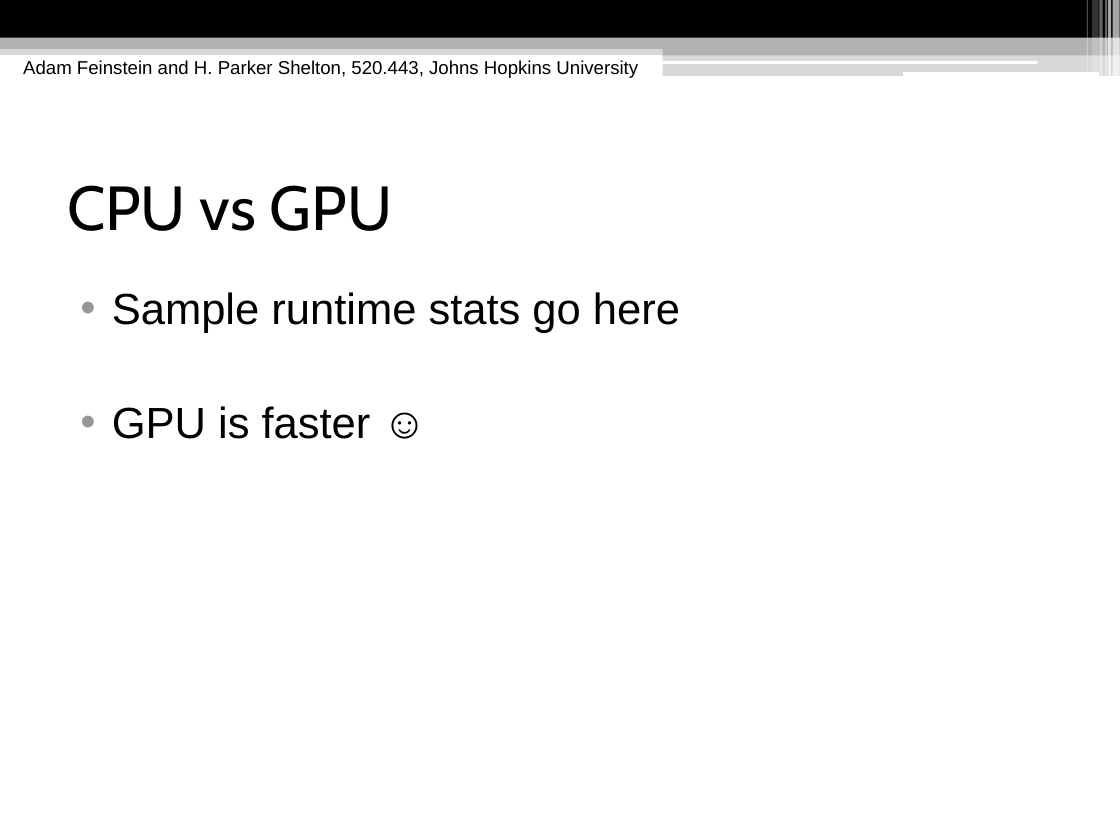
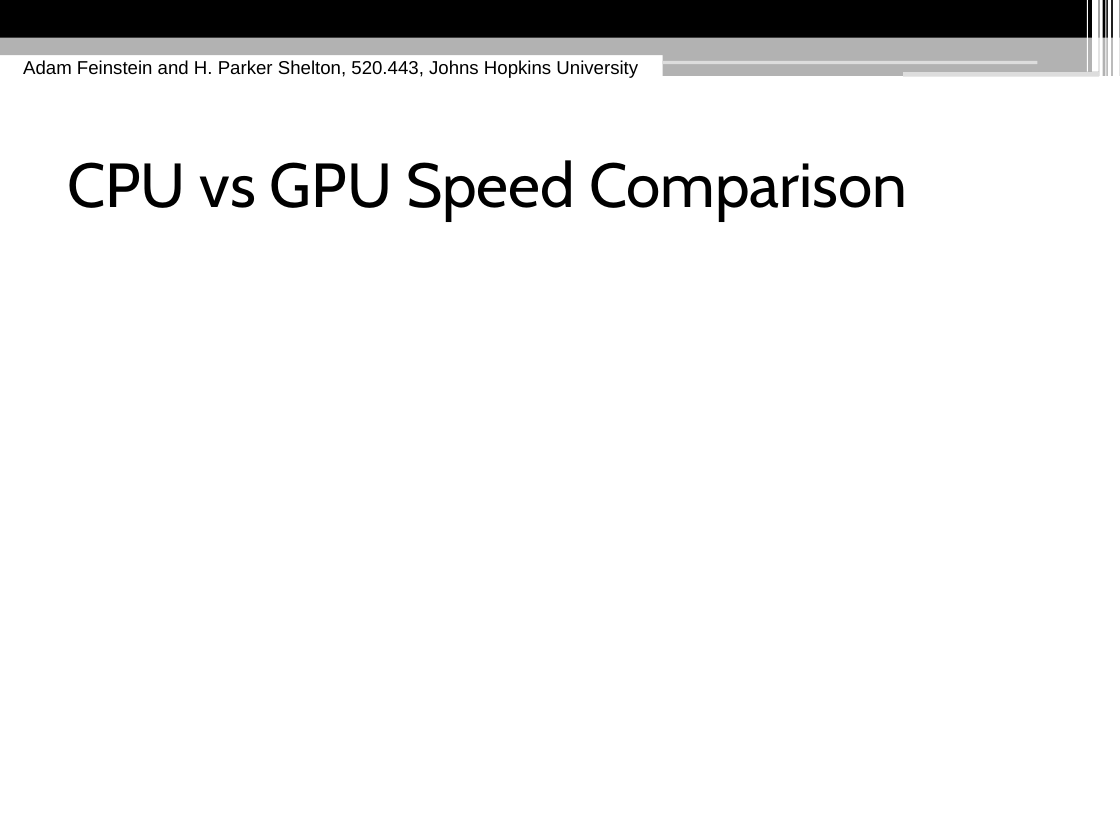
Before and after one commit to hpshelton/multimedia, a slide deck: slide 16 of docs/Multimedia Presentation.pptx (slide 15 before the commit). Drawn at 1120x840 pixels with LibreOffice and Linux fonts; fonts in the diff are those of the drawing. Boxes give left, top, right and bottom in pixels: in the first picture for what was removed or moved away, otherwise in the second. Text is boxed around its words. In the diff, an @@ line names an element or a change of style, - is before the commit and + after.

Commit message:
presentation updates: CUDA, speed, compression. charts! images!

```diff
--- a/docs/Multimedia Presentation.pptx
+++ b/docs/Multimedia Presentation.pptx
@@ rectangle at [1086, 0, 1088, 72]: fill #FFFFFF at 30% opacity to #FFFFFF @@
@@ rectangle at [1092, 0, 1099, 72]: fill #FFFFFF at 20% opacity to #FFFFFF @@
@@ rectangle at [1100, 0, 1103, 76]: fill #FFFFFF at 40% opacity to #FFFFFF @@
@@ rectangle at [1105, 0, 1107, 76]: fill #FFFFFF at 60% opacity to #FFFFFF @@
@@ rectangle at [1108, 0, 1111, 76]: fill #FFFFFF at 65% opacity to #FFFFFF @@
@@ rectangle at [1113, 0, 1120, 76]: fill #FFFFFF at 65% opacity to #FFFFFF @@
@@ rectangle at [0, 45, 1120, 55]: fill #B2B2B2 at 50% opacity to #B2B2B2 @@
@@ rectangle at [663, 44, 1120, 55]: mirrored @@
@@ rectangle at [663, 54, 1120, 76]: fill #B2B2B2 at 50% opacity to #B2B2B2; mirrored @@
@@ rounded rectangle at [662, 60, 1037, 64]: fill #FFFFFF to #DDDDDD; proportions changed @@
@@ rounded rectangle at [903, 72, 1099, 76]: fill #FFFFFF to #DDDDDD; proportions changed @@
@@ text "CPU vs GPU Speed Comparison" at [67, 160, 907, 222]: vertical alignment middle to top @@
@@ text at [67, 160, 907, 222]: text changed @@
-CPU vs GPU
+CPU vs GPU Speed Comparison
@@ text removed at [112, 292, 680, 439] @@
-• Sample runtime stats go here
-• GPU is faster ☺
```
Also in this commit, not shown: 18 other slides changed, 8 slides added, 1 other file.
